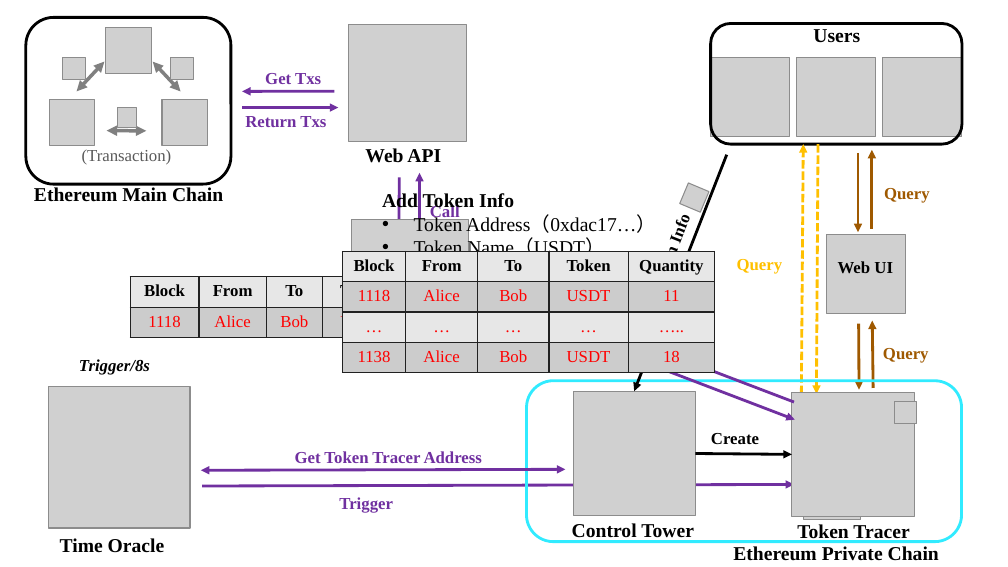
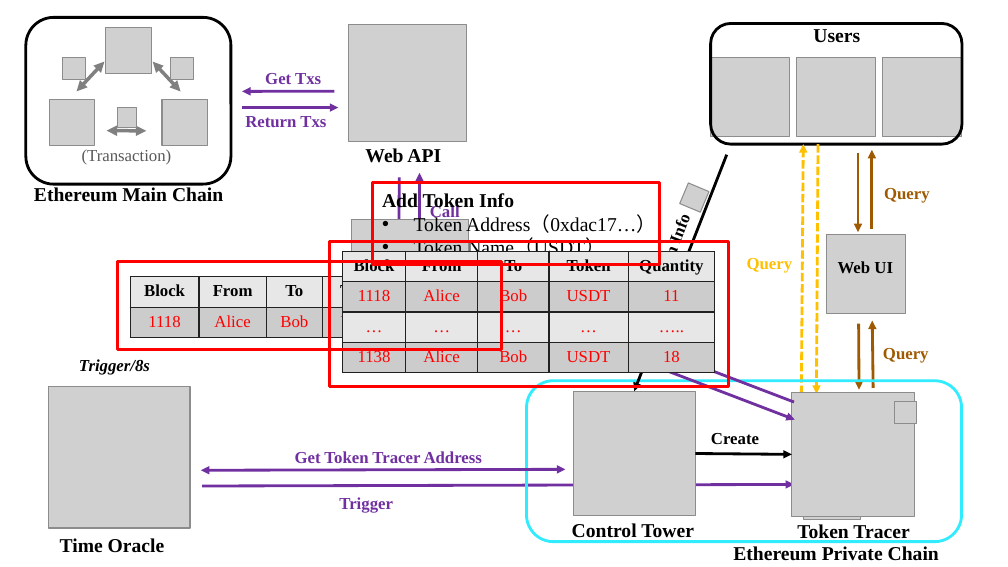
Before and after one commit to RyuChu/A-Decentralized-Digital-Currency-Tracing-Service, a slide deck: slide 22 of Documents/論文簡報_FINAL.pptx. Drawn at 1008x567 pixels with LibreOffice and Linux fonts; fonts in the diff are those of the drawing; grey boxes stand for pictures. Boxes give left, top, right and bottom in pixels: in the first picture for what was removed or moved away, otherwise in the second. Text is boxed around its words. In the diff, an @@ line names an element or a change of style, - is before the commit and + after.

```diff
--- a/Documents/論文簡報_FINAL.pptx
+++ b/Documents/論文簡報_FINAL.pptx
@@ rectangle added at (372,182,659,264), outline #FF0000 2 pt @@
@@ rectangle added at (117,261,501,350), outline #FF0000 2 pt @@
@@ rectangle added at (330,241,729,386), outline #FF0000 2 pt @@
@@ text "Query": place and size @@
-text "Query" at (737,259,783,274)
+text "Query" at (747,258,793,273)
```
Also in this commit, not shown: 3 other slides changed.
